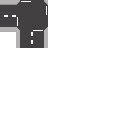
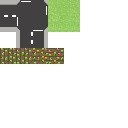
Layered file, before and after one edit (128x128). Changes by layer:
painted on "a" over [0, 0, 80, 64]
